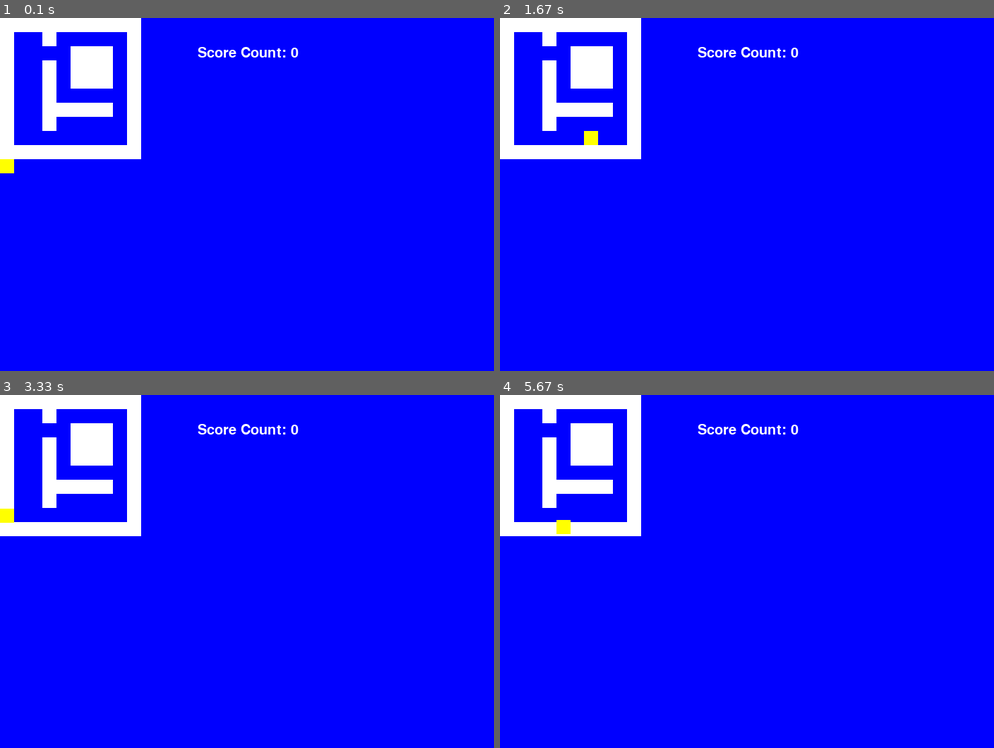
Above: before the commit, frames 1-4 (two rows, left to right).
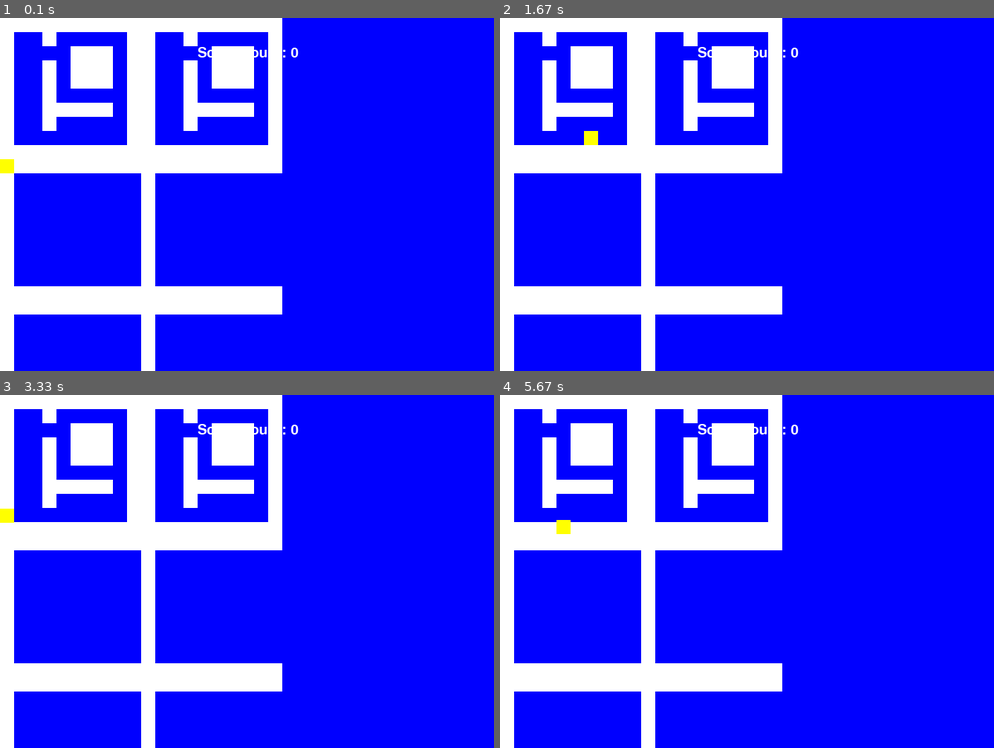
Above: after the commit, the same moments.

Repository: WillO1987/WillO-tasks
Game: pygame game, started from pygame/pacman.py
The game is run twice, just before and just after one commit, with the same random seed, the same clock (stepped at 60 frames per second) and the same inputs.
Inputs:
- Up to frame 1 (0.1 s): no input
- Up to frame 2 (1.67 s): hold Right 0.33-0.8 s; hold Up 0.83-1.13 s; hold Right 1.17-1.63 s
- Up to frame 3 (3.33 s): hold Left 1.67-2.2 s; hold Down 2.23-2.53 s; hold Left 2.57-2.97 s; hold Up from 3 s (still down)
- Up to frame 4 (5.67 s): release Up at 3.37 s; hold Right 3.4-4.03 s; hold Down 4.07-4.43 s; hold Left 4.47-4.93 s; hold Right 4.97-5.43 s; hold Up from 5.47 s (still down)

The runs differ from the first frame. In frame 1, 16% of the frame differs, in the area x 0-58%, y 0-100%; in frame 2, 16%; in frame 3, 16%; in frame 4, 16%.

Commit message:
Update pacman.py

Diff:
--- a/pygame/pacman.py
+++ b/pygame/pacman.py
@@ -155,18 +155,28 @@
 
 ghost = Ghost(5,5)
 #<---------- MAP MAKE HERE ----------------->
-map =  [[1,1,1,1,1,1,1,1,1,1],
-        [1,0,0,0,0,0,0,0,0,1],
-        [1,0,0,0,0,0,0,0,0,1],
-        [1,1,0,1,1,1,1,1,0,1],
-        [1,0,0,0,0,0,1,0,0,1],
-        [1,0,1,1,1,0,1,0,0,1],
-        [1,0,1,1,1,0,1,0,0,1],
-        [1,0,1,1,1,0,1,0,0,1],
-        [1,0,0,0,0,0,0,0,0,1],
-        [1,1,1,1,1,1,1,1,1,1]]
-for y in range(0,10):
-    for x in range(0,10):
+map =  [[1,1,1,1,1,1,1,1,1,1,1,1,1,1,1,1,1,1,1,1,1,1,1,1,1,1,1,1,1,1],
+        [1,0,0,0,0,0,0,0,0,1,1,0,0,0,0,0,0,0,0,1,1,0,0,0,0,0,0,0,0,1],
+        [1,0,0,0,0,0,0,0,0,1,1,0,0,0,0,0,0,0,0,1,1,0,0,0,0,0,0,0,0,1],
+        [1,1,0,1,1,1,1,1,0,1,1,0,0,0,0,0,0,0,0,1,1,0,0,0,0,0,0,0,0,1],
+        [1,0,0,0,0,0,1,0,0,1,1,0,0,0,0,0,0,0,0,1,1,0,0,0,0,0,0,0,0,1],
+        [1,0,1,1,1,0,1,0,0,1,1,0,0,0,0,0,0,0,0,1,1,0,0,0,0,0,0,0,0,1],
+        [1,0,1,1,1,0,1,0,0,1,1,0,0,0,0,0,0,0,0,1,1,0,0,0,0,0,0,0,0,1],
+        [1,0,1,1,1,0,1,0,0,1,1,0,0,0,0,0,0,0,0,1,1,0,0,0,0,0,0,0,0,1],
+        [1,0,0,0,0,0,0,0,0,1,1,0,0,0,0,0,0,0,0,1,1,0,0,0,0,0,0,0,0,1],
+        [1,1,1,1,1,1,1,1,1,1,1,0,0,0,0,0,0,0,0,1,1,0,0,0,0,0,0,0,0,1],
+        [1,1,1,1,1,1,1,1,1,1,1,1,1,1,1,1,1,1,1,1,1,1,1,1,1,1,1,1,1,1],
+        [1,0,0,0,0,0,0,0,0,1,1,0,0,0,0,0,0,0,0,1,1,0,0,0,0,0,0,0,0,1],
+        [1,0,0,0,0,0,0,0,0,1,1,0,0,0,0,0,0,0,0,1,1,0,0,0,0,0,0,0,0,1],
+        [1,1,0,1,1,1,1,1,0,1,1,0,0,0,0,0,0,0,0,1,1,0,0,0,0,0,0,0,0,1],
+        [1,0,0,0,0,0,1,0,0,1,1,0,0,0,0,0,0,0,0,1,1,0,0,0,0,0,0,0,0,1],
+        [1,0,1,1,1,0,1,0,0,1,1,0,0,0,0,0,0,0,0,1,1,0,0,0,0,0,0,0,0,1],
+        [1,0,1,1,1,0,1,0,0,1,1,0,0,0,0,0,0,0,0,1,1,0,0,0,0,0,0,0,0,1],
+        [1,0,1,1,1,0,1,0,0,1,1,0,0,0,0,0,0,0,0,1,1,0,0,0,0,0,0,0,0,1],
+        [1,0,0,0,0,0,0,0,0,1,1,0,0,0,0,0,0,0,0,1,1,0,0,0,0,0,0,0,0,1],
+        [1,1,1,1,1,1,1,1,1,1,1,0,0,0,0,0,0,0,0,1,1,0,0,0,0,0,0,0,0,1]]
+for y in range(0,30):
+    for x in range(0,20):
         if map[x][y] == 1:
             my_wall = Block(WHITE ,20 , 20 , x*20 , y*20)
             wall_list.add(my_wall)
